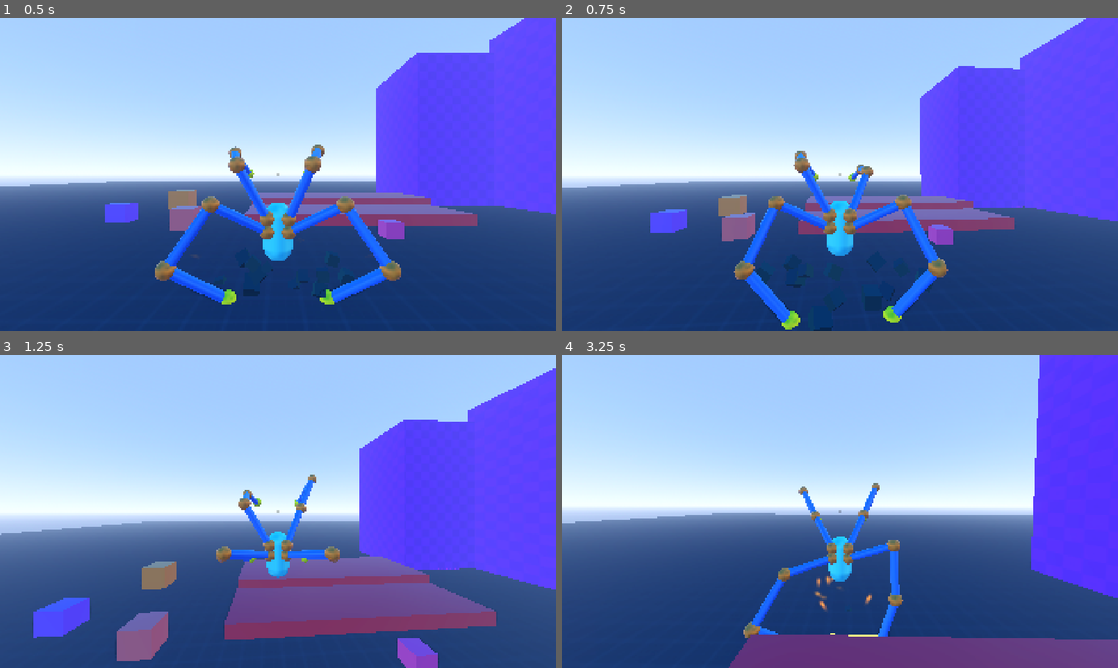
Above: before the commit, frames 1-4 (two rows, left to right).
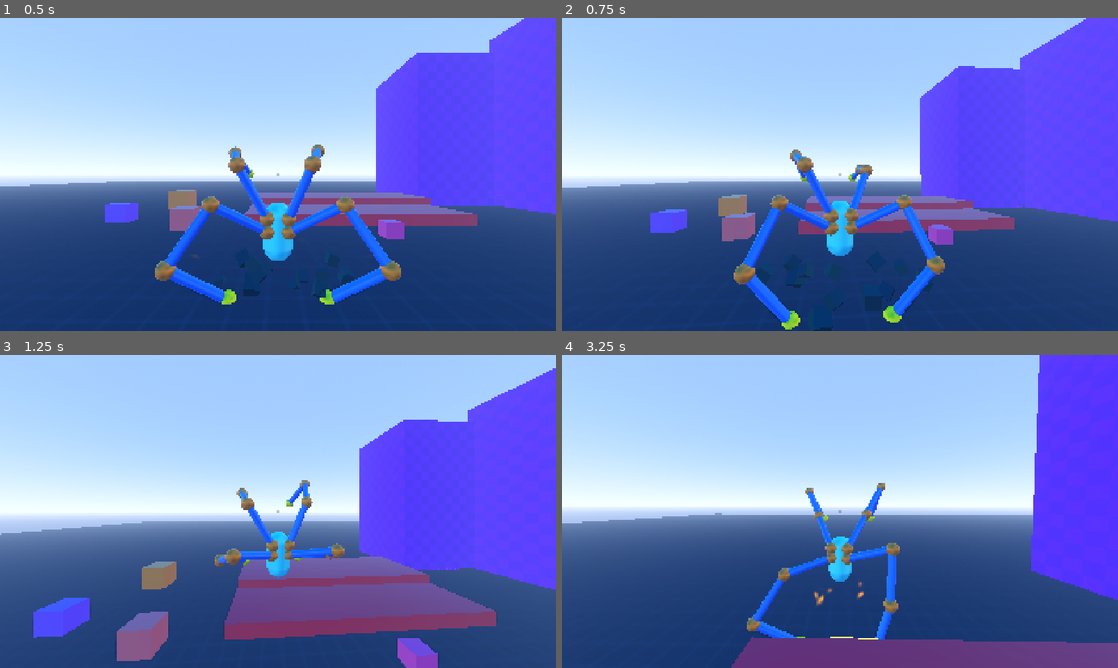
Above: after the commit, the same moments.

Repository: lliamsymonds04/doc-oc
Game: Godot game, scene res://main.tscn
Same seed, same stepped clock (60 frames per second), same inputs: the game is played once before the commit and once after it.
Inputs (mouse positions are in pixels of both pictures, inside the frame that each line leads up to):
- Up to frame 1 (0.5 s): no input
- Up to frame 2 (0.75 s): move the mouse to (867, 174) at 0.52 s; hold W (forward) from 0.53 s (still down); click (867, 174) at 0.6 s
- Up to frame 3 (1.25 s): keep holding W (forward); tap Space (jump) at 0.77 s
- Up to frame 4 (3.25 s): keep holding W (forward); move the mouse to (812, 511) at 1.27 s; click (812, 511) at 1.35 s; tap Space (jump) at 1.52, 3.02 s; move the mouse to (851, 505) at 2.02 s; hold Shift (sprint) 2.03-2.78 s; click (851, 505) at 2.3 s; move the mouse to (834, 517) at 2.77 s; click (834, 517) at 2.85 s

Frame 1 is identical in both runs. In frame 2, 1.4% of the frame differs, in the area x 30-70%, y 42-98%; in frame 3, 1.4%; in frame 4, 2.6%, in the area x 2-100%, y 5-100%.

Commit message:
feat: added body tilt for yaw on attacks

Diff:
--- a/systems/player/config/grounded_config.gd
+++ b/systems/player/config/grounded_config.gd
@@ -13,6 +13,7 @@
 @export var sprint_tilt_x_deg: float = 20.0
 @export var sprint_tilt_multiplier: float = 2.0
 @export var normal_smoothing_rate: float = 10.0
+@export var yaw_tilt_speed_multiplier: float = 4.0
 
 @export_group("Camera Alignment")
 @export var align_angle_deg: float = 1.0
--- a/systems/player/player_attack_controller.gd
+++ b/systems/player/player_attack_controller.gd
@@ -3,16 +3,19 @@
 
 const ATTACK_DEBOUNCE: float = 0.5
 const ATTACK_CAST_RANGE: float = 15.0
+const ATTACK_TILT_ANGLE: float = deg_to_rad(15.0)
+const TILT_RESET_TIME: float = 0.3
 
 var player: PlayerController
 var prev_attack_mount: ArmMount
 var last_attack_time: float = -INF
+var attack_tilt_y: float = 0.0
 
 func _init(p: PlayerController) -> void:
 	player = p
 
 func try_attack() -> void:
-	var now := Time.get_ticks_msec() / 1000.0
+	var now = _get_now()
 	if now - last_attack_time < ATTACK_DEBOUNCE:
 		return
 
@@ -34,7 +37,18 @@
 			continue
 
 		mount.arm.start_punch(attack_target)
+		var side_dir = sign(mount.position.x)
+		attack_tilt_y = side_dir * ATTACK_TILT_ANGLE
 
 		prev_attack_mount = mount
 		last_attack_time = now
 		return
+
+func process(_dt: float):
+	var now = _get_now()
+	if attack_tilt_y != 0.0 and now - last_attack_time >= TILT_RESET_TIME:
+		attack_tilt_y = 0.0
+
+
+func _get_now() -> float:
+	return Time.get_ticks_msec() / 1000.0
--- a/systems/player/player_controller.gd
+++ b/systems/player/player_controller.gd
@@ -136,6 +136,7 @@
 		hs = 0.0
 
 	camera_controller.set_current_speed(hs)
+	attack_controller.process(dt)
 
 func play_jump_effects(strength: float) -> void:
 	AudioUtil.play_with_pitch(_jump_audio_player)
--- a/systems/player/states/grounded_state.gd
+++ b/systems/player/states/grounded_state.gd
@@ -181,9 +181,11 @@
 
 	var current_tilt_x := p.tilt_pivot.rotation.x
 	var current_tilt_z := p.tilt_pivot.rotation.z
+	var current_tilt_y := p.tilt_pivot.rotation.y
 
 	var target_tilt_x := dir.y * walk_tilt_x
 	var target_tilt_z := -dir.x * walk_tilt_z
+	var target_tilt_y := p.attack_controller.attack_tilt_y
 
 	if is_sprinting:
 		target_tilt_x *= c.sprint_tilt_multiplier
@@ -193,9 +195,11 @@
 
 	var tilted_x = lerp(current_tilt_x, target_tilt_x, dt * tilt_speed)
 	var tilted_z = lerp(current_tilt_z, target_tilt_z, dt * tilt_speed)
+	var tilted_y = lerp(current_tilt_y, target_tilt_y, dt * tilt_speed * p.grounded.yaw_tilt_speed_multiplier)
 
 	p.tilt_pivot.rotation.x = tilted_x
 	p.tilt_pivot.rotation.z = tilted_z
+	p.tilt_pivot.rotation.y = tilted_y
 
 func _update_legs(dt: float) -> void:
 	var p := player
